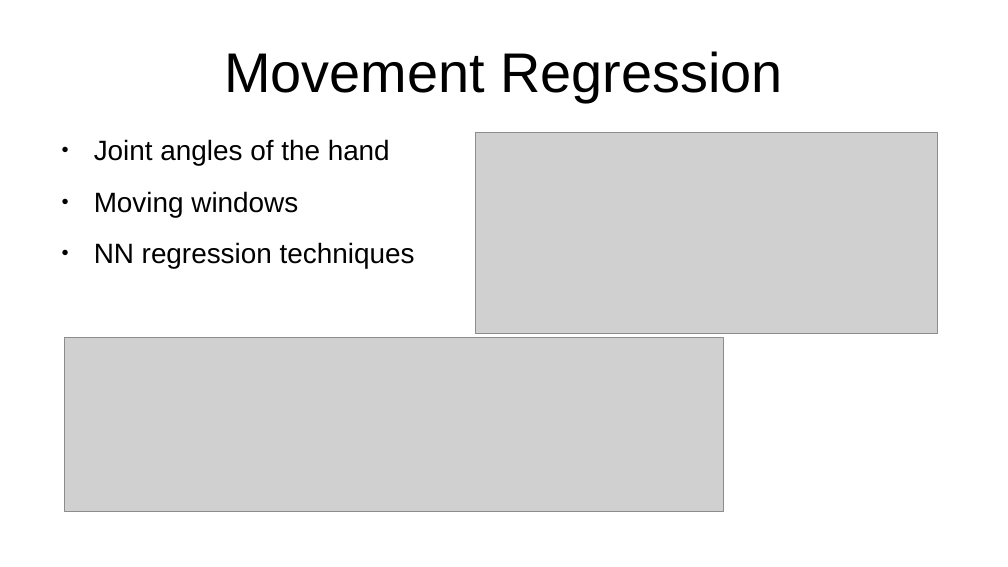
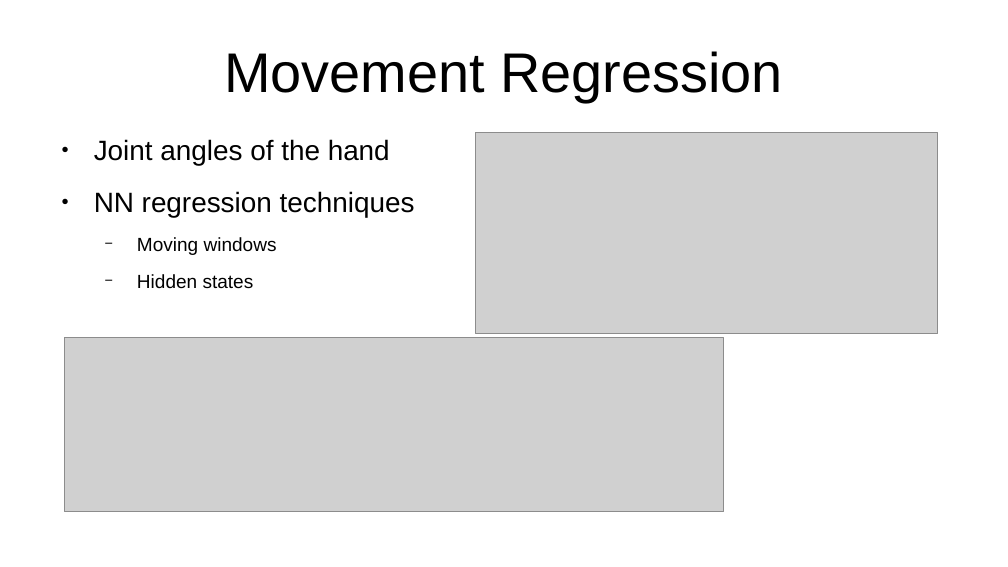
Before and after one commit to thom9258/masters-thesis, a slide deck: slide 16 of presentation/Presentation.odp (slide 14 before the commit). Drawn at 1008x567 pixels with LibreOffice and Linux fonts; fonts in the diff are those of the drawing; grey boxes stand for pictures. Boxes give left, top, right and bottom in pixels: in the first picture for what was removed or moved away, otherwise in the second. Text is boxed around its words. In the diff, an @@ line names an element or a change of style, - is before the commit and + after.

```diff
--- a/presentation/Presentation.odp
+++ b/presentation/Presentation.odp
@@ text at bbox=[94, 191, 415, 217]: paragraph added @@
+● NN regression techniques
@@ text at bbox=[137, 237, 277, 255]: size 22 to 15 pt in "Moving windows"; bullet ● to −; list level 1 to 2 in "Moving windows" @@
@@ text at bbox=[137, 274, 254, 289]: text changed; size 22 to 15 pt @@
-● NN regression techniques
+  − Hidden states
```
Also in this commit, not shown: 10 other slides changed, 4 slides added, 2 slides removed.
